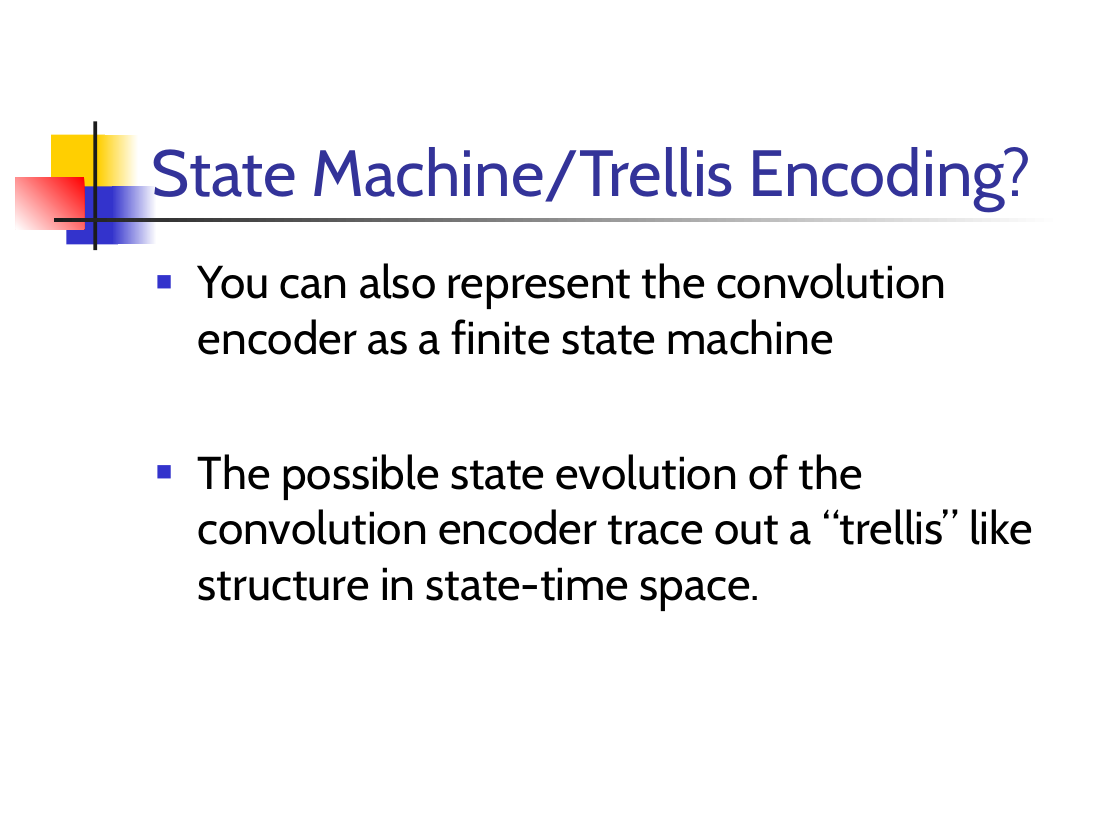
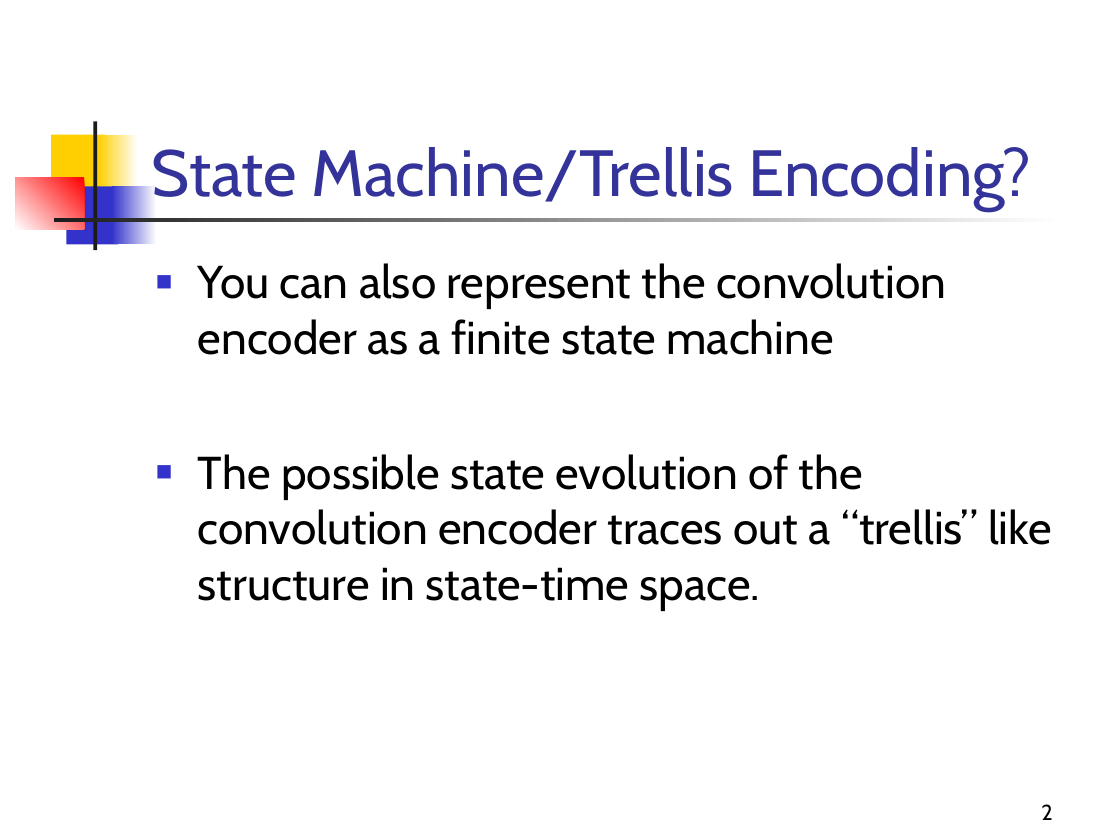
Before and after one commit to rrnewton/StreamIt, a slide deck: slide 2 of streams/apps/applications/hdtv/docs/Viterbi-Decoding.ppt (slide 3 before the commit). Drawn at 1120x840 pixels with LibreOffice and Linux fonts; fonts in the diff are those of the drawing. Boxes give left, top, right and bottom in pixels: in the first picture for what was removed or moved away, otherwise in the second. Text is boxed around its words. In the diff, an @@ line names an element or a change of style, - is before the commit and + after.

```diff
--- a/streams/apps/applications/hdtv/docs/Viterbi-Decoding.ppt
+++ b/streams/apps/applications/hdtv/docs/Viterbi-Decoding.ppt
@@ text at [198,454,1052,611]: text changed @@
-■ The possible state evolution of the convolution encoder trace out a “trellis” like structure in state-time space.
+■ The possible state evolution of the convolution encoder traces out a “trellis” like structure in state-time space.
@@ page number added at [1041,804,1052,820], 14 pt, text #000000 @@
+2
```
Also in this commit, not shown: 24 other slides changed, 2 slides added, 1 slide removed, 1 other file.
